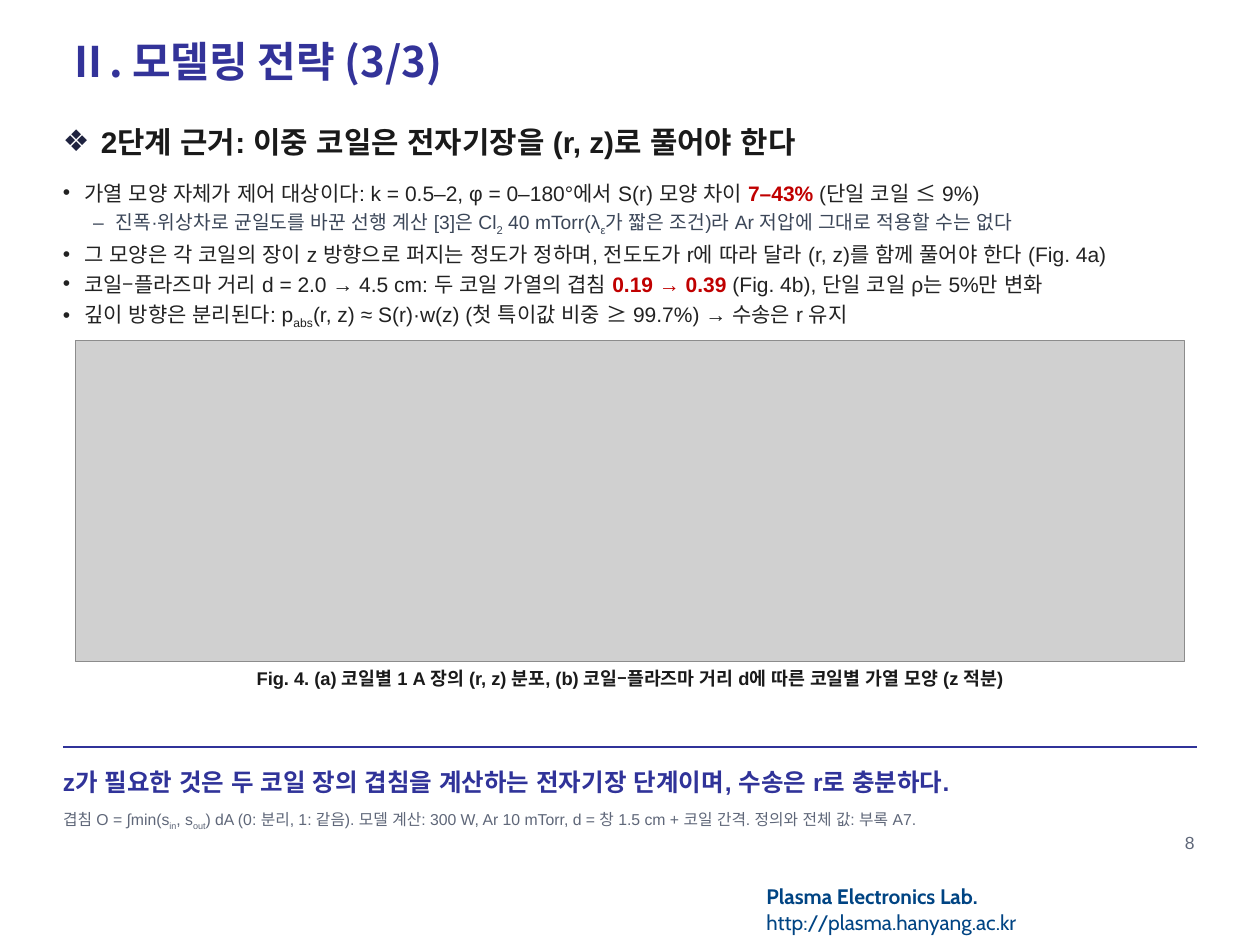
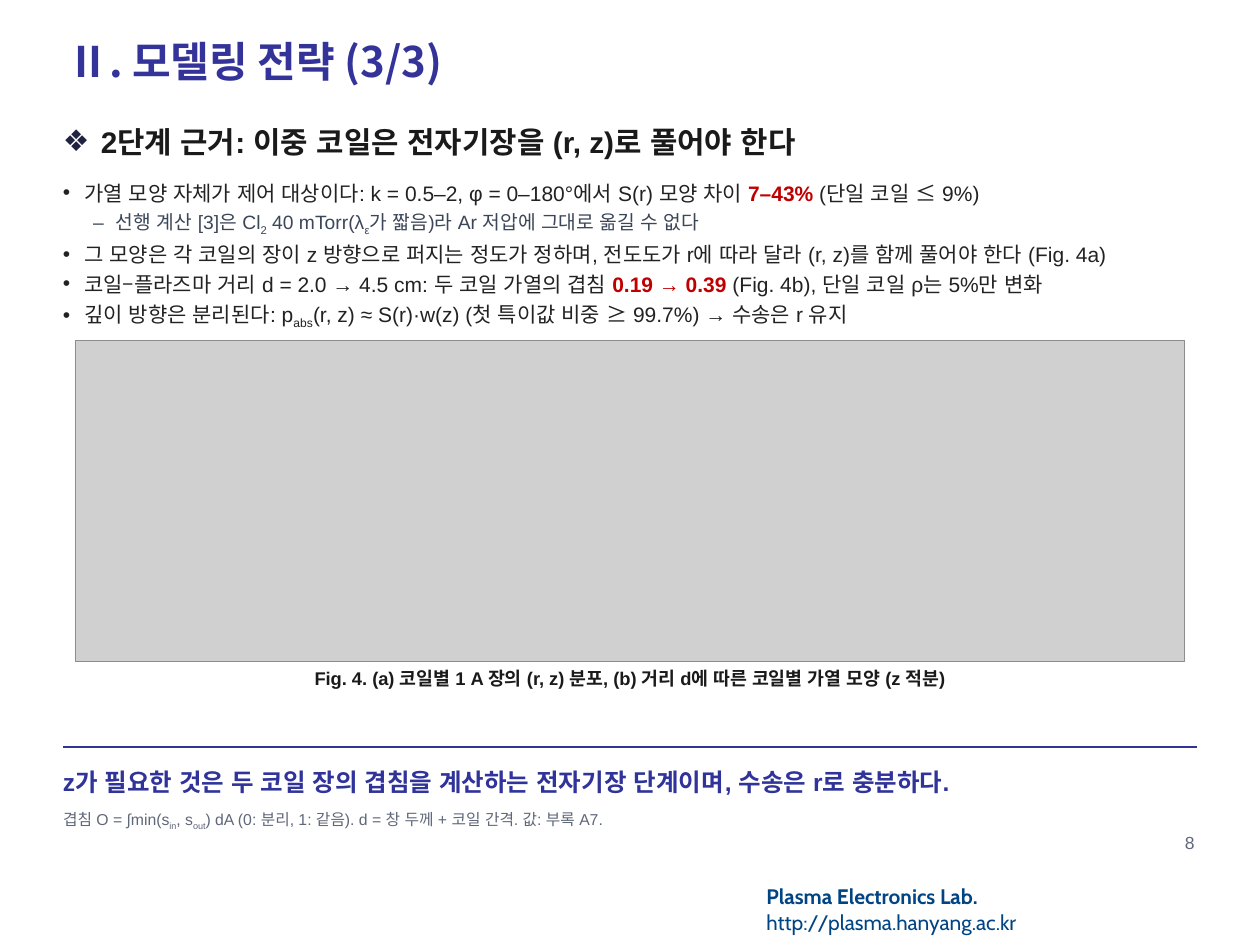
Before and after one commit to garlicjam-pyo/plasma, a slide deck: slide 8 of presentations/1차발표_피드백반영판.pptx. Drawn at 1260x945 pixels with LibreOffice and Linux fonts; fonts in the diff are those of the drawing; grey boxes stand for pictures; background and template pictures are left out. Boxes give left, top, right and bottom in pixels: in the first picture for what was removed or moved away, otherwise in the second. Text is boxed around its words. In the diff, an @@ line names an element or a change of style, - is before the commit and + after.

```diff
--- a/presentations/1차발표_피드백반영판.pptx
+++ b/presentations/1차발표_피드백반영판.pptx
@@ text at bbox=[116, 213, 699, 233]: text changed @@
-– 진폭·위상차로 균일도를 바꾼 선행 계산 [3]은 Cl2 40 mTorr(λε가 짧은 조건)라 Ar 저압에 그대로 적용할 수는 없다
+– 선행 계산 [3]은 Cl2 40 mTorr(λε가 짧음)라 Ar 저압에 그대로 옮길 수 없다
@@ text at bbox=[315, 669, 946, 689]: text changed @@
-Fig. 4. (a) 코일별 1 A 장의 (r, z) 분포, (b) 코일–플라즈마 거리 d에 따른 코일별 가열 모양 (z 적분)
+Fig. 4. (a) 코일별 1 A 장의 (r, z) 분포, (b) 거리 d에 따른 코일별 가열 모양 (z 적분)
@@ text at bbox=[63, 812, 603, 829]: text changed @@
-겹침 O = ∫min(sin, sout) dA (0: 분리, 1: 같음). 모델 계산: 300 W, Ar 10 mTorr, d = 창 1.5 cm + 코일 간격. 정의와 전체 값: 부록 A7.
+겹침 O = ∫min(sin, sout) dA (0: 분리, 1: 같음). d = 창 두께 + 코일 간격. 값: 부록 A7.
```
Also in this commit, not shown: 13 other slides changed, 10 other files.
